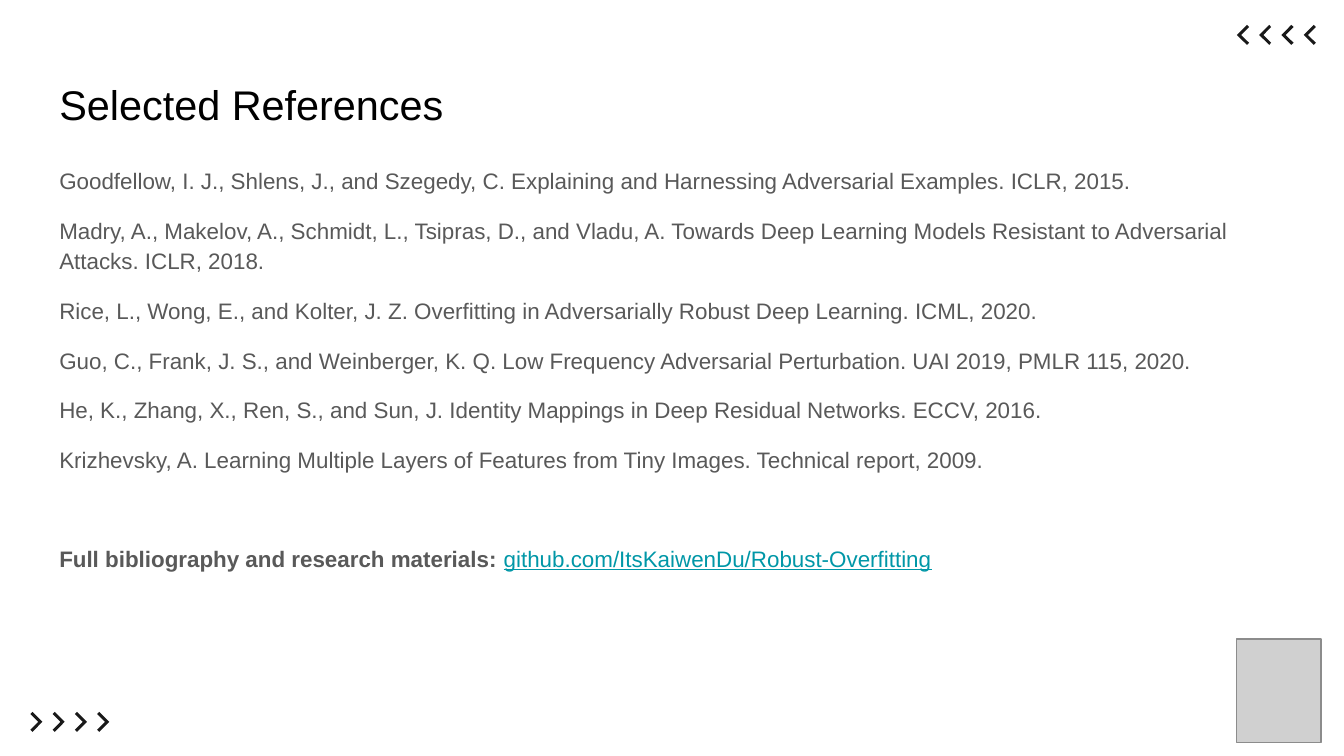
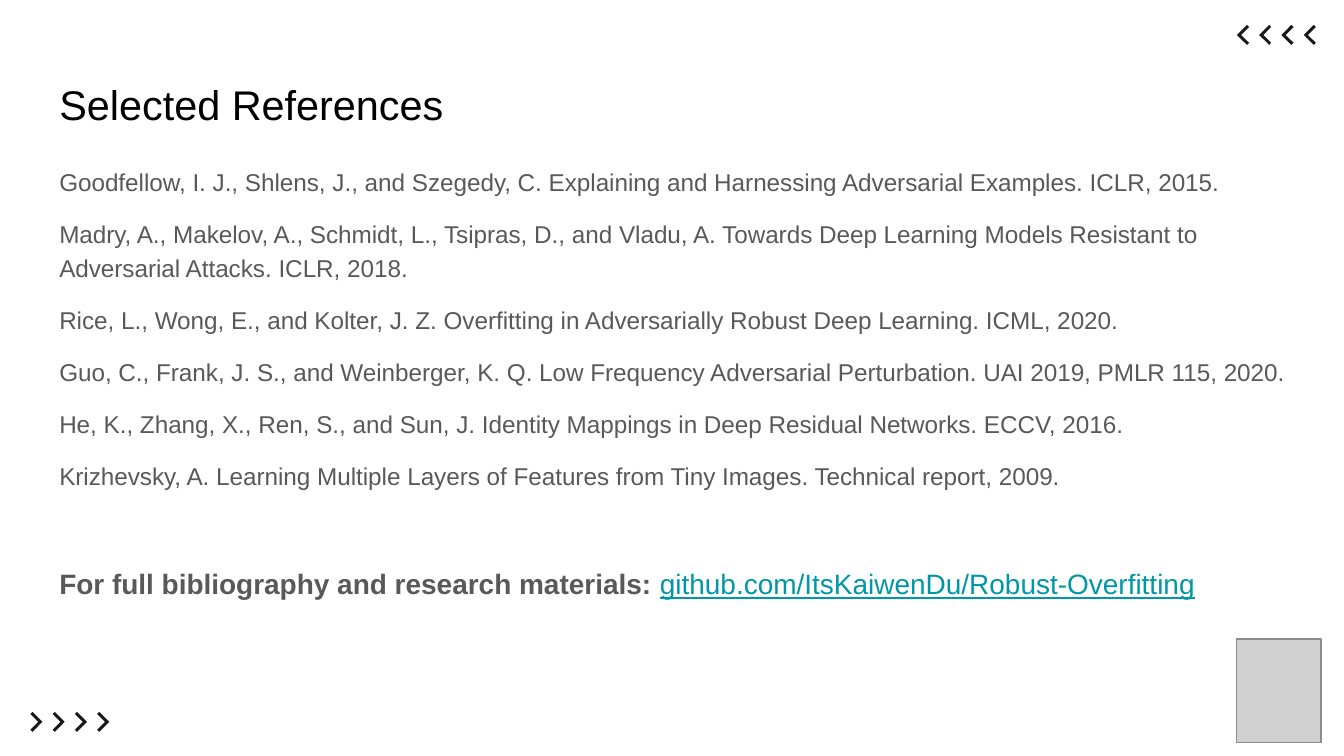
Before and after one commit to ItsKaiwenDu/Robust-Overfitting, a slide deck: slide 14 of report/slides.pptx. Drawn at 1344x756 pixels with LibreOffice and Linux fonts; fonts in the diff are those of the drawing; grey boxes stand for pictures. Boxes give left, top, right and bottom in pixels: in the first picture for what was removed or moved away, otherwise in the second. Text is boxed around its words. In the diff, an @@ line names an element or a change of style, - is before the commit and + after.

Commit message:
Commit: Finalize Report & Low-Frequency Results
1. Updated the project progress log to document the final low-frequency-only evaluation results (92.70% low-frequency robustness at epoch 200) and the completed final report/presentation work.
2. Also fixed a wording typo in the report's metric interpretation and refreshed the presentation slide deck.

```diff
--- a/report/slides.pptx
+++ b/report/slides.pptx
@@ text at <box>59,173,1285,490</box>: size 12 to 13 pt in "Goodfellow, I. J., Shlens, J., and Szegedy, ...", "Madry, A., Makelov, A., Schmidt, L., Tsipras, ...", "Rice, L., Wong, E., and Kolter, J. ...", "Guo, C., Frank, J. S., and Weinberger, ..." and 2 more places @@
@@ text at <box>59,573,1195,599</box>: text changed; size 12 to 15 pt @@
-Full bibliography and research materials: github.com/ItsKaiwenDu/Robust-Overfitting
+For full bibliography and research materials: github.com/ItsKaiwenDu/Robust-Overfitting
```
Also in this commit, not shown: 12 other slides changed, 1 slide added, 1 slide removed, 2 other files.
